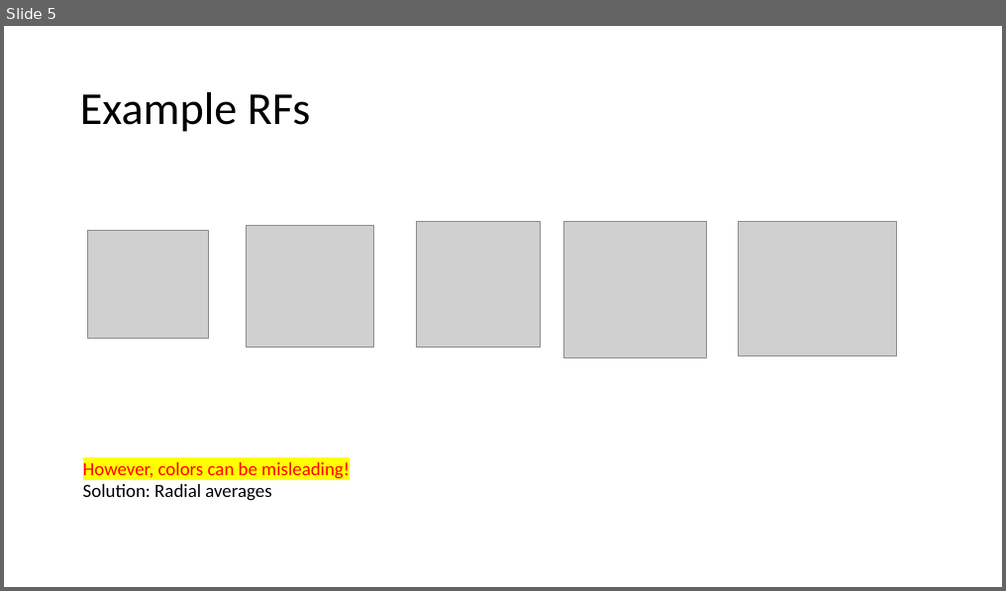
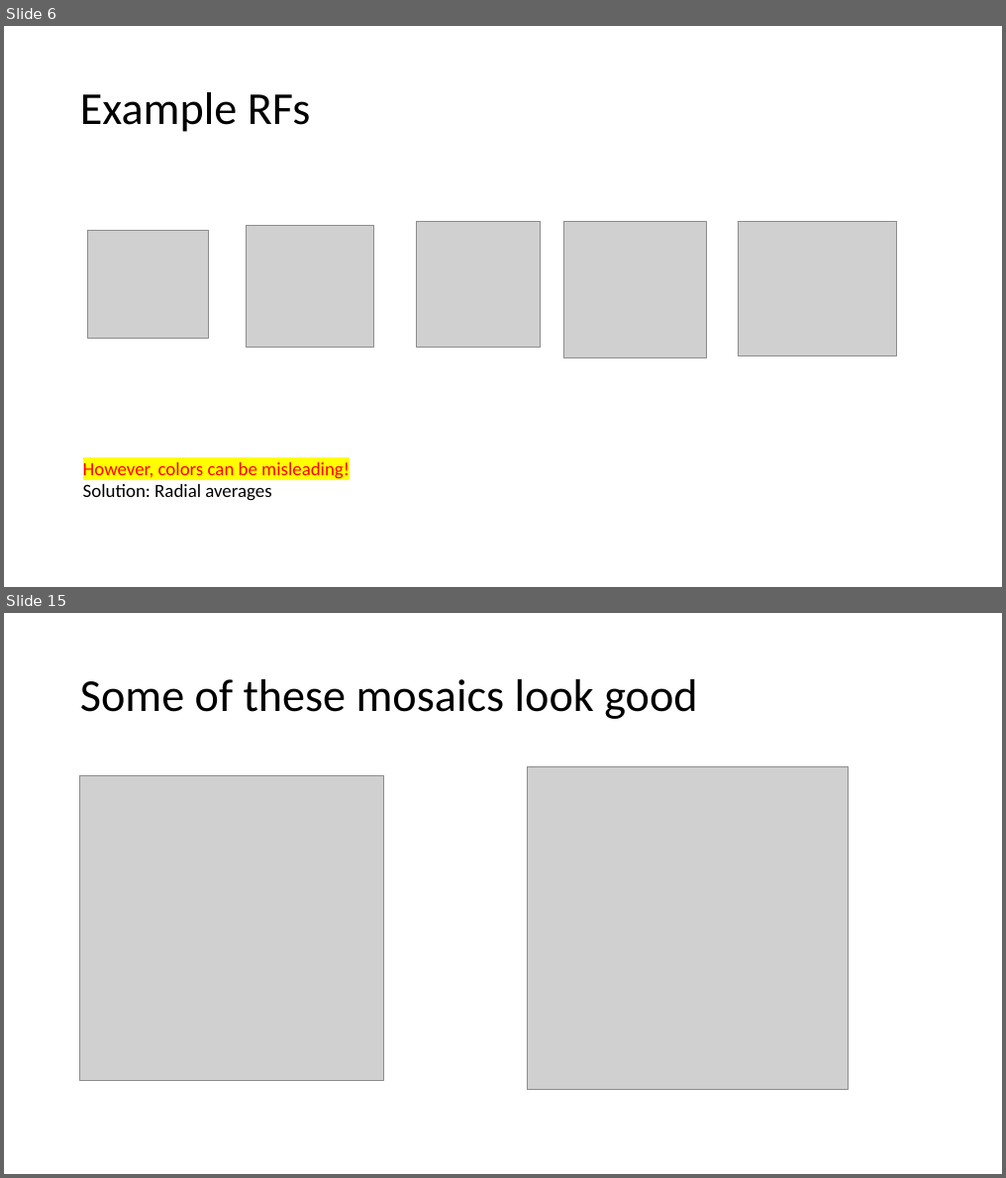
Before and after one commit to pearsonlab/efficientcodingcolor, a slide deck: Meetings/Lab meetings/February_5th_2024.pptx. Shown one above the other, each under a label of ours: slide 5 before the commit, slides 6 and 15 after it; the slides between them are not shown. The pictures are 1006x591 and 1006x1178 pixels, drawn with LibreOffice and Linux fonts; fonts in the diff are those of the drawing; grey boxes stand for pictures. Boxes give left, top, right and bottom in pixels: in the first picture for what was removed or moved away, otherwise in the second. Text is boxed around its words. In the diff, an @@ line names an element or a change of style, - is before the commit and + after.

```diff
--- a/Meetings/Lab meetings/February_5th_2024.pptx
+++ b/Meetings/Lab meetings/February_5th_2024.pptx
@@ slide 15 added at (4, 613, 1002, 1174), background #FFFFFF @@
@@ title added at (80, 679, 697, 719), 44 pt, text #000000 @@
+Some of these mosaics look good
@@ picture added at (80, 776, 384, 1081) @@
@@ picture added at (528, 766, 848, 1089) @@
@@ what was slide 5 is now slide 6 @@
```
Also in this commit, not shown: 4 other slides added, 1 slide removed, 1 other file.
